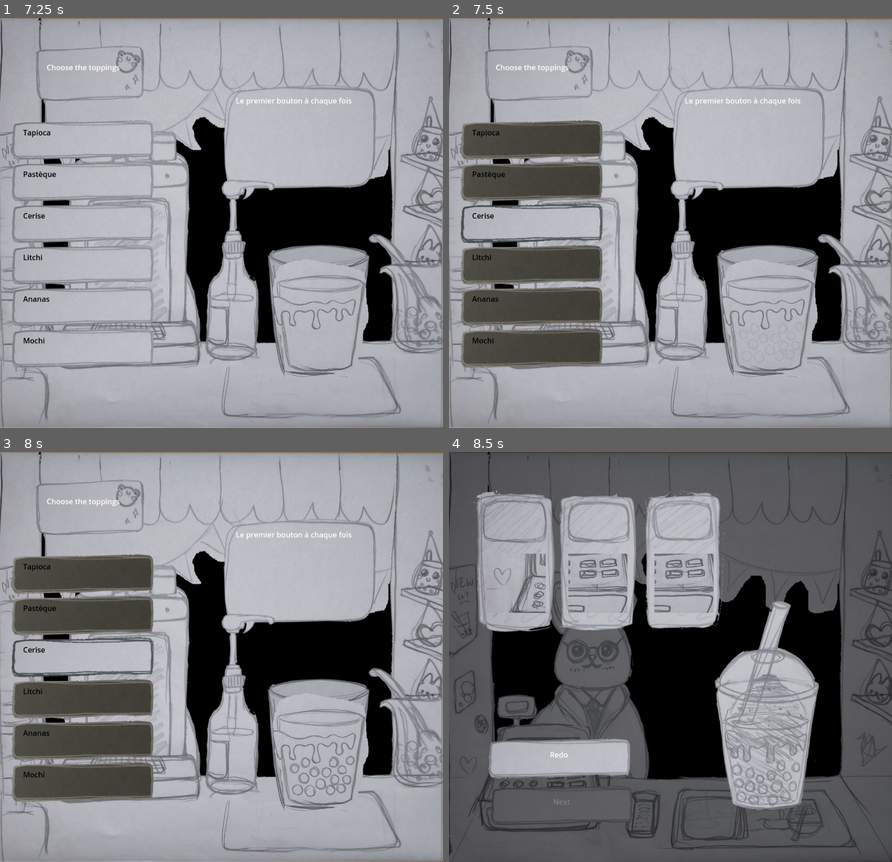
Above: before the commit, frames 1-4 (two rows, left to right).
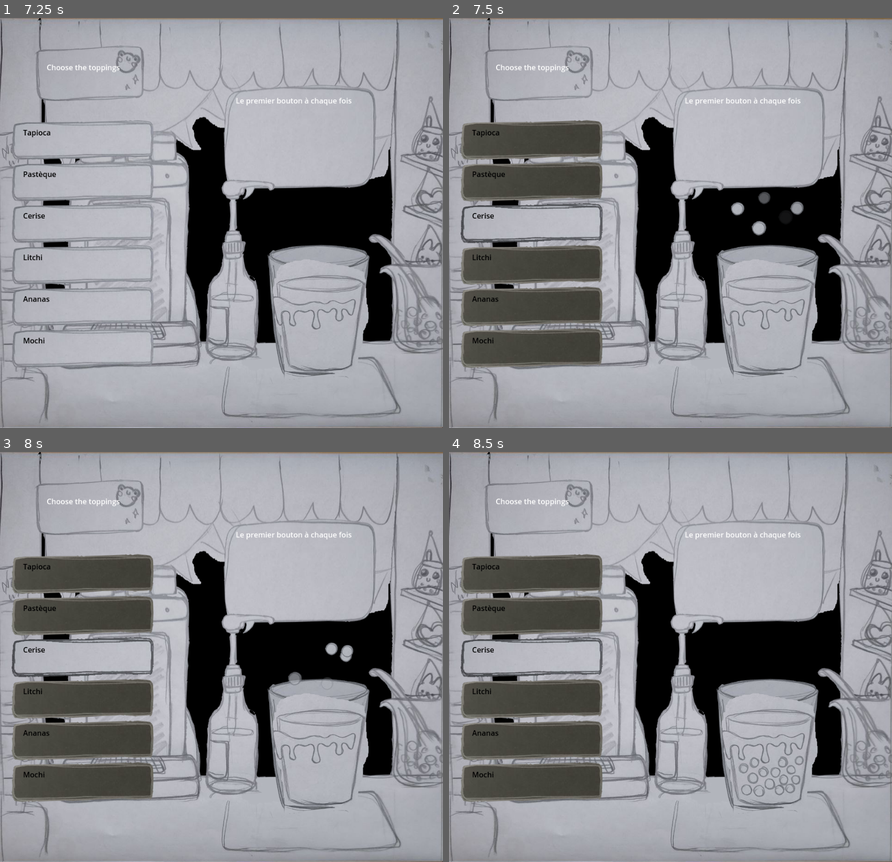
Above: after the commit, the same moments.

Repository: serrureriehurluberlesque/GGJ2025
Game: Godot game, scene res://scenes/tearoom.tscn
Same seed, same stepped clock (60 frames per second), same inputs: the game is played once before the commit and once after it. The engine's default icon, where the game draws it, is replaced by a stand-in: a white triangle on a blue panel in a dark square.
Inputs (mouse positions are in pixels of both pictures, inside the frame that each line leads up to):
- Up to frame 1 (7.25 s): click (221, 223) at 0.5 s; tap Enter at 3.5 s; click (93, 141) at 4.25 s; click (93, 141) at 5 s; click (93, 182) at 5.77 s; click (93, 182) at 6.5 s
- Up to frame 2 (7.5 s): click (542, 223) at 7.27 s
- Up to frame 3 (8 s): no input
- Up to frame 4 (8.5 s): click (542, 657) at 8 s

Frame 1 is identical in both runs. In frame 2, 0.3% of the frame differs, in the area x 63-81%, y 42-54%; in frame 3, 0.6%; in frame 4, 77%, in the area x 0-100%, y 0-100%.

Commit message:
Une pluiiiiie de tapioca

Diff:
--- a/scenes/composition/composition.tscn
+++ b/scenes/composition/composition.tscn
@@ -10,6 +10,7 @@
 [ext_resource type="AudioStream" uid="uid://dpskva8lyvi7d" path="res://assets/sounds/tea.wav" id="8_kc1n8"]
 [ext_resource type="AudioStream" uid="uid://d2dcf5iivfv32" path="res://assets/sounds/syrup2.wav" id="9_3316o"]
 [ext_resource type="AudioStream" uid="uid://bvsbbqnilyish" path="res://assets/sounds/tapioca.wav" id="10_ik467"]
+[ext_resource type="PackedScene" uid="uid://6vhvfllng0a" path="res://scenes/rainning_tapioca.tscn" id="11_7nw1a"]
 
 [sub_resource type="Animation" id="Animation_neosr"]
 length = 0.001
@@ -85,10 +86,22 @@
 "update": 0,
 "values": [Color(1, 1, 1, 1)]
 }
+tracks/6/type = "value"
+tracks/6/imported = false
+tracks/6/enabled = true
+tracks/6/path = NodePath("RainningTapioca/GPUParticles2D:emitting")
+tracks/6/interp = 1
+tracks/6/loop_wrap = true
+tracks/6/keys = {
+"times": PackedFloat32Array(0),
+"transitions": PackedFloat32Array(1),
+"update": 1,
+"values": [false]
+}
 
 [sub_resource type="Animation" id="Animation_w217m"]
 resource_name = "add_bubbles"
-length = 1.1
+length = 1.5
 tracks/0/type = "method"
 tracks/0/imported = false
 tracks/0/enabled = true
@@ -96,7 +109,7 @@
 tracks/0/interp = 1
 tracks/0/loop_wrap = true
 tracks/0/keys = {
-"times": PackedFloat32Array(1),
+"times": PackedFloat32Array(1.36667),
 "transitions": PackedFloat32Array(1),
 "values": [{
 "args": [],
@@ -110,7 +123,7 @@
 tracks/1/interp = 1
 tracks/1/loop_wrap = true
 tracks/1/keys = {
-"times": PackedFloat32Array(0.1),
+"times": PackedFloat32Array(0.7),
 "transitions": PackedFloat32Array(1),
 "update": 1,
 "values": [true]
@@ -122,7 +135,7 @@
 tracks/2/interp = 1
 tracks/2/loop_wrap = true
 tracks/2/keys = {
-"times": PackedFloat32Array(0.1, 0.6),
+"times": PackedFloat32Array(0.7, 1.2),
 "transitions": PackedFloat32Array(1, 1),
 "update": 0,
 "values": [Color(1, 1, 1, 0), Color(1, 1, 1, 1)]
@@ -140,6 +153,18 @@
 "args": [0.0],
 "method": &"play"
 }]
+}
+tracks/4/type = "value"
+tracks/4/imported = false
+tracks/4/enabled = true
+tracks/4/path = NodePath("RainningTapioca/GPUParticles2D:emitting")
+tracks/4/interp = 1
+tracks/4/loop_wrap = true
+tracks/4/keys = {
+"times": PackedFloat32Array(0),
+"transitions": PackedFloat32Array(1),
+"update": 1,
+"values": [true]
 }
 
 [sub_resource type="Animation" id="Animation_o5ho4"]
@@ -273,6 +298,12 @@
 grow_vertical = 2
 script = ExtResource("1_8q7nh")
 metadata/_edit_use_anchors_ = true
+
+[node name="ColorRect" type="ColorRect" parent="."]
+visible = false
+layout_mode = 0
+offset_right = 961.0
+offset_bottom = 883.0
 
 [node name="Background" type="TextureRect" parent="."]
 layout_mode = 0
@@ -351,3 +382,14 @@
 
 [node name="bubble_sound" type="AudioStreamPlayer2D" parent="."]
 stream = ExtResource("10_ik467")
+
+[node name="RainningTapioca" parent="." instance=ExtResource("11_7nw1a")]
+z_index = 2
+position = Vector2(680, -397)
+
+[node name="GPUParticles2D" parent="RainningTapioca" index="0"]
+position = Vector2(22, 519)
+amount = 10
+speed_scale = 3.0
+
+[editable path="RainningTapioca"]
--- a/scenes/rainning_tapioca.gd
+++ /dev/null
@@ -1,4 +0,0 @@
-extends Node2D
-
-func play():
-	$GPUParticles2D.restart()
--- a/scenes/rainning_tapioca.tscn
+++ b/scenes/rainning_tapioca.tscn
@@ -1,6 +1,5 @@
-[gd_scene load_steps=6 format=3 uid="uid://6vhvfllng0a"]
+[gd_scene load_steps=5 format=3 uid="uid://6vhvfllng0a"]
 
-[ext_resource type="Script" path="res://scenes/rainning_tapioca.gd" id="1_au1p6"]
 [ext_resource type="Texture2D" uid="uid://s61somd0vhvx" path="res://assets/bubble.png" id="1_tgk7d"]
 
 [sub_resource type="Gradient" id="Gradient_617lt"]
@@ -22,7 +21,6 @@
 color_ramp = SubResource("GradientTexture1D_td1x4")
 
 [node name="RainningTapioca" type="Node2D"]
-script = ExtResource("1_au1p6")
 
 [node name="GPUParticles2D" type="GPUParticles2D" parent="."]
 position = Vector2(0, -400)
Binary file added: assets/theiere.jpg
Not shown, added: assets/theiere.jpg.import
Not shown: 1 places in scenes/composition/composition.tscn that only renumber resources
